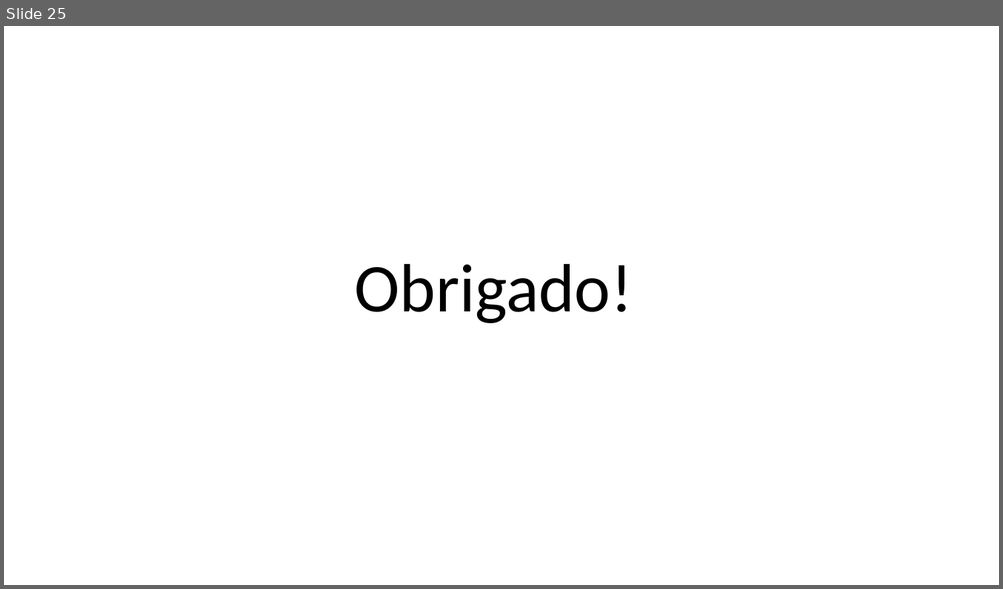
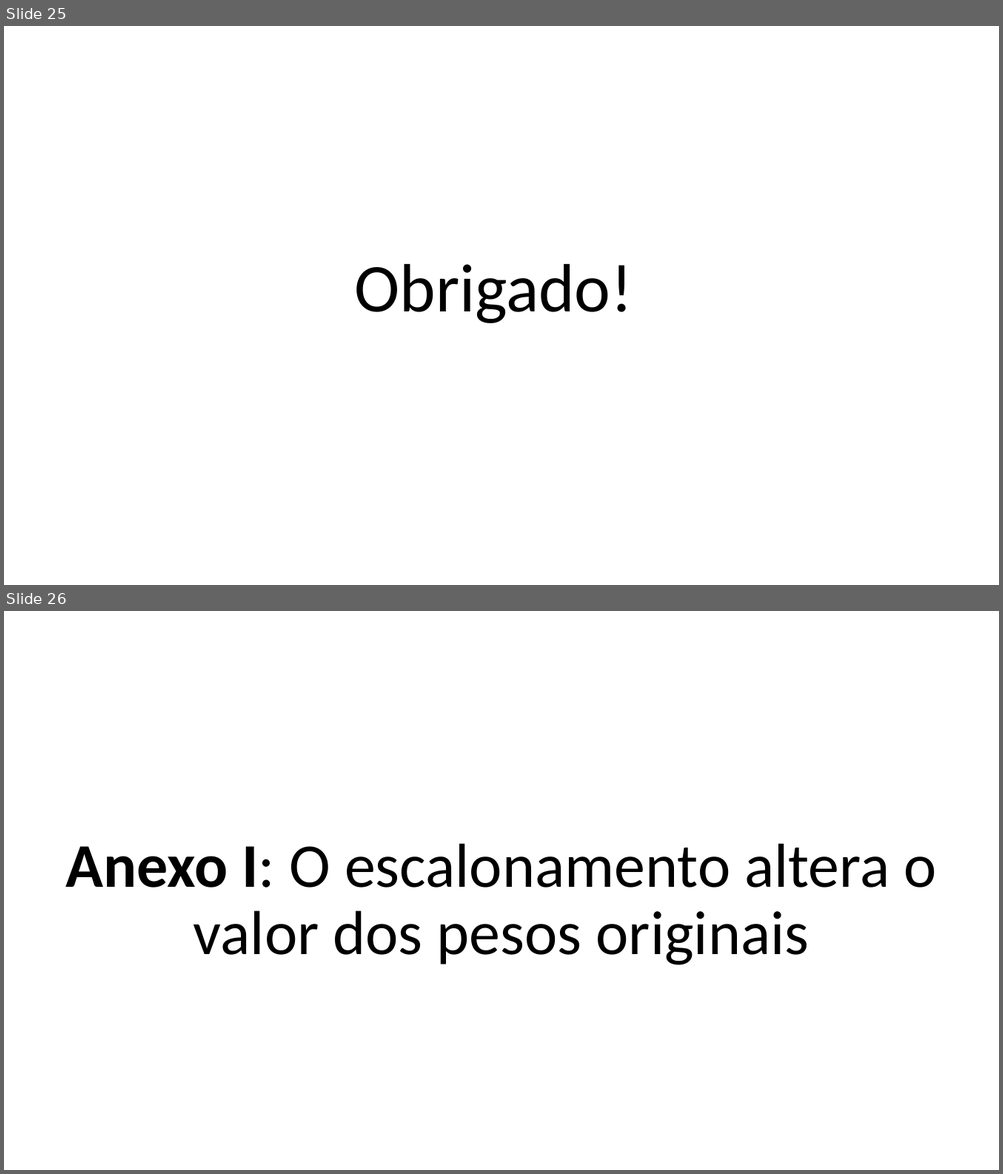
Before and after one commit to zz4fap/t319_aprendizado_de_maquina, a slide deck: slides/T319_Regressão_Linear (Parte IV).pptx. Shown one above the other, each under a label of ours: slide 25 before the commit, slides 25 and 26 after it. The pictures are 1003x589 and 1003x1174 pixels, drawn with LibreOffice and Linux fonts; fonts in the diff are those of the drawing. Boxes give left, top, right and bottom in pixels: in the first picture for what was removed or moved away, otherwise in the second. Text is boxed around its words. In the diff, an @@ line names an element or a change of style, - is before the commit and + after.

Commit message:
update of slides

```diff
--- a/slides/T319_Regressão_Linear (Parte IV).pptx
+++ b/slides/T319_Regressão_Linear (Parte IV).pptx
@@ slide 26 added at (4,611,999,1170), background #FFFFFF @@
@@ title added at (66,843,936,965), 60 pt, text #000000 @@
+Anexo I: O escalonamento altera o valor dos pesos originais
```
Also in this commit, not shown: 3 other slides added, 1 other file.
